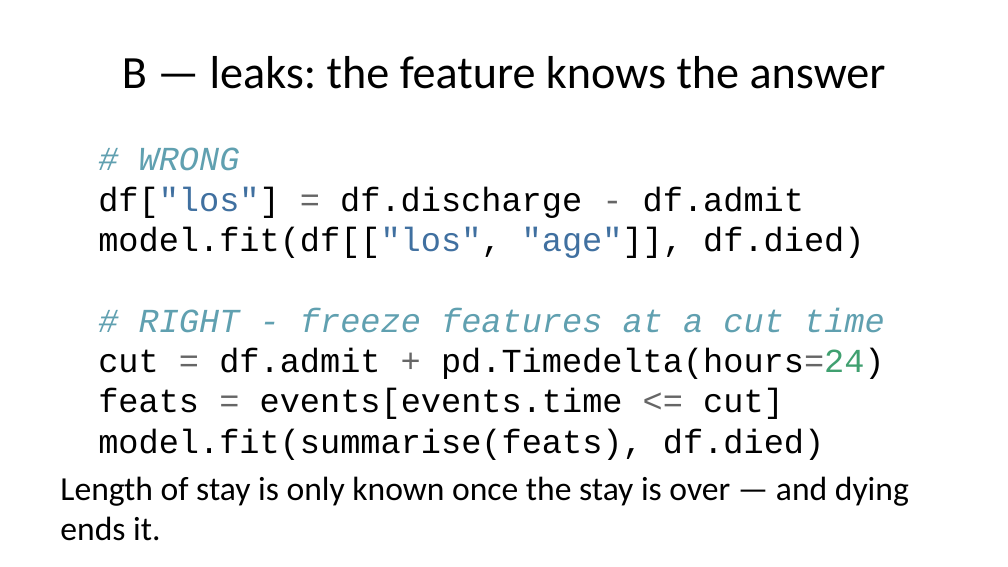
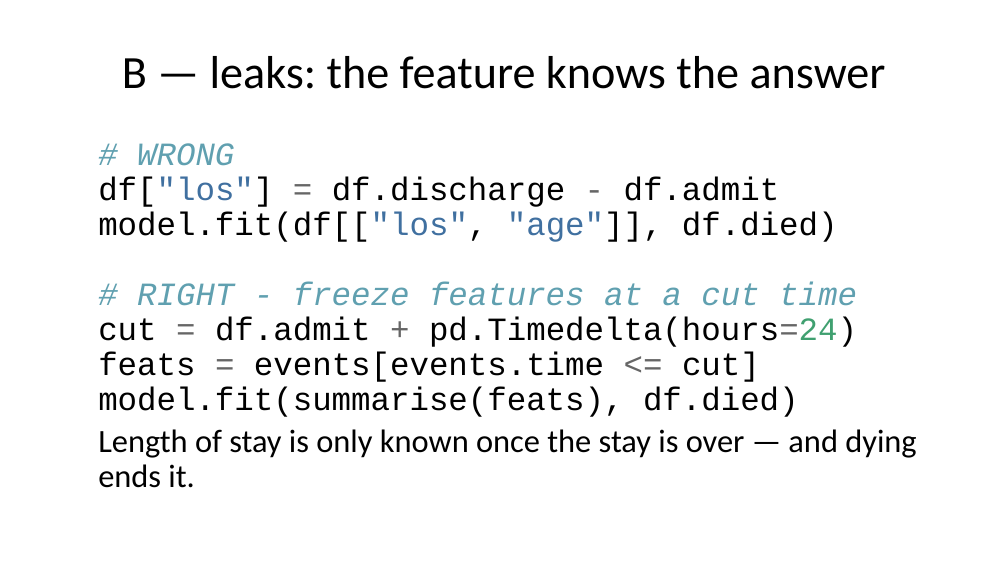
Before and after one commit to pauldubois98/AdcancedTopicsDataScience2026, a slide deck: slide 40 of Course01/slides.pptx. Drawn at 1008x567 pixels with LibreOffice and Linux fonts; fonts in the diff are those of the drawing. Boxes give left, top, right and bottom in pixels: in the first picture for what was removed or moved away, otherwise in the second. Text is boxed around its words. In the diff, an @@ line names an element or a change of style, - is before the commit and + after.

```diff
--- a/Course01/slides.pptx
+++ b/Course01/slides.pptx
@@ text "# WRONG df["los"] = df.discharge ..." at [98,143,916,488]: size 24 to 23.2 pt; line spacing 1 to 0.9 @@
```
Also in this commit, not shown: 26 other slides changed, 1 other file.
